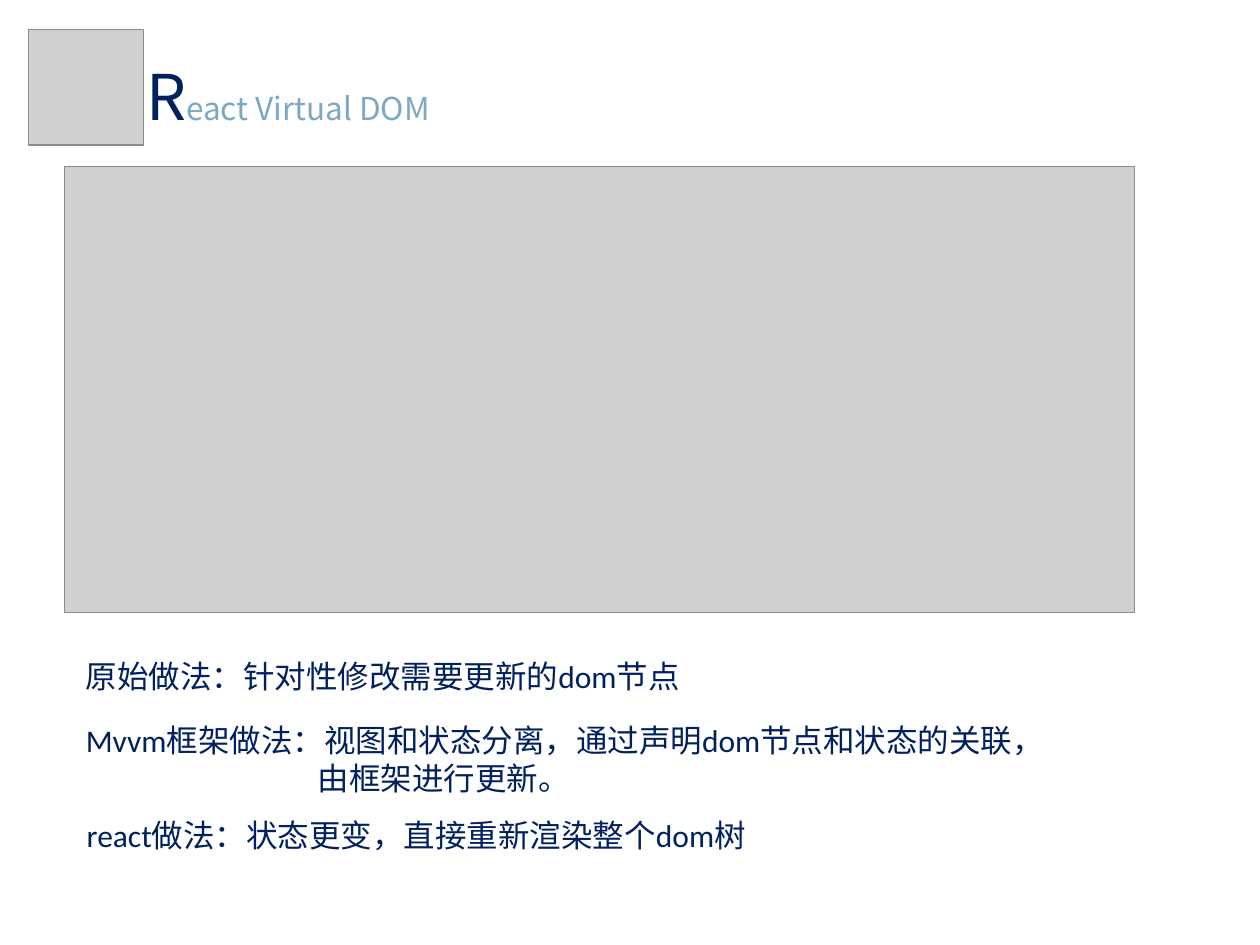
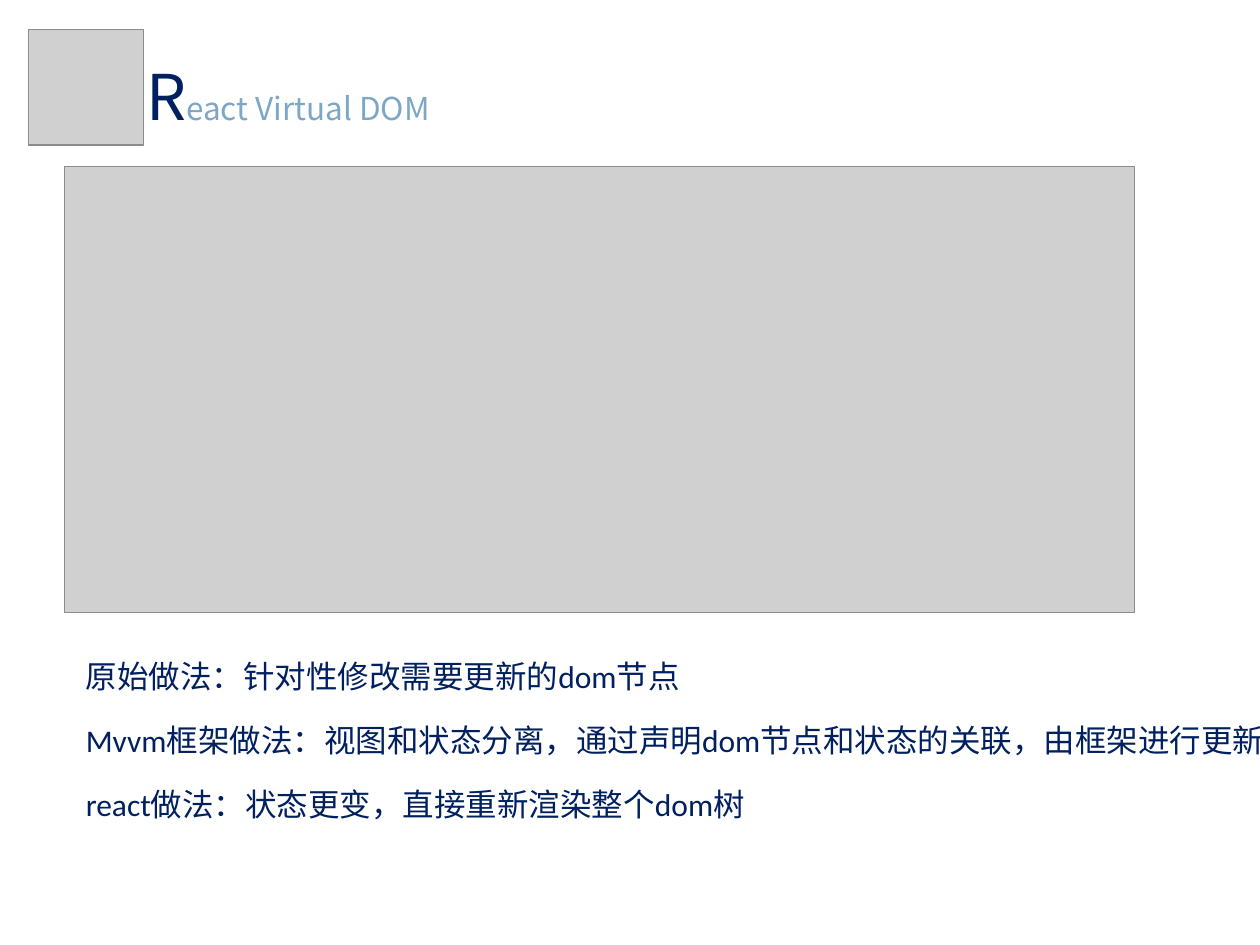
Before and after one commit to m544498510/may-web-app, a slide deck: slide 8 of new_doc/react share.pptx. Drawn at 1260x945 pixels with LibreOffice and Linux fonts; fonts in the diff are those of the drawing; grey boxes stand for pictures. Boxes give left, top, right and bottom in pixels: in the first picture for what was removed or moved away, otherwise in the second. Text is boxed around its words. In the diff, an @@ line names an element or a change of style, - is before the commit and + after.

```diff
--- a/new_doc/react share.pptx
+++ b/new_doc/react share.pptx
@@ text at (86, 726, 1260, 755): text changed @@
-Mvvm框架做法：视图和状态分离，通过声明dom节点和状态的关联，
-由框架进行更新。
+Mvvm框架做法：视图和状态分离，通过声明dom节点和状态的关联，由框架进行更新。
@@ text "react做法：状态更变，直接重新渲染整个dom树": place and size @@
-text "react做法：状态更变，直接重新渲染整个dom树" at (87, 821, 746, 850)
+text "react做法：状态更变，直接重新渲染整个dom树" at (86, 789, 745, 819)
```
Also in this commit, not shown: 6 other slides changed, 7 slides added, 1 other file.
